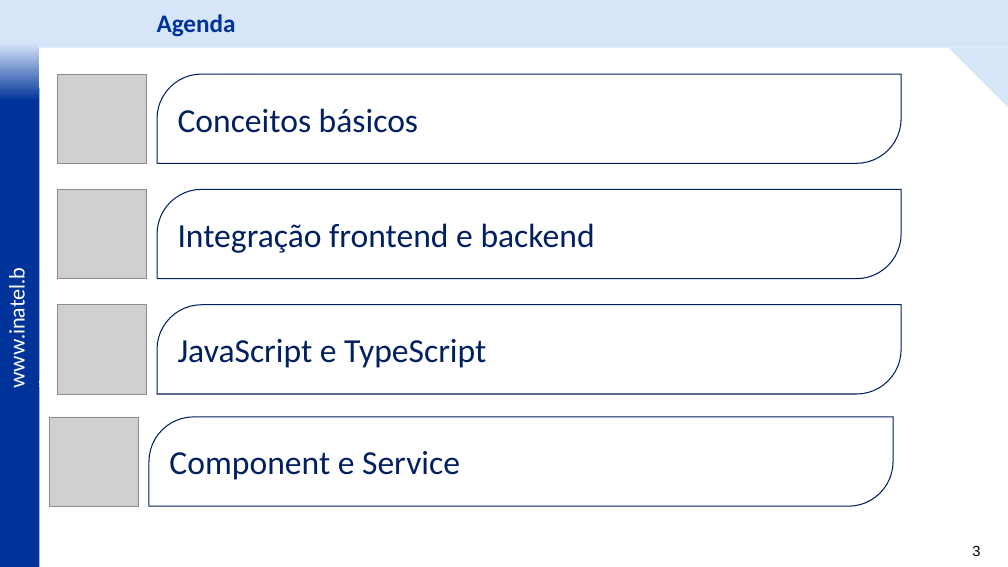
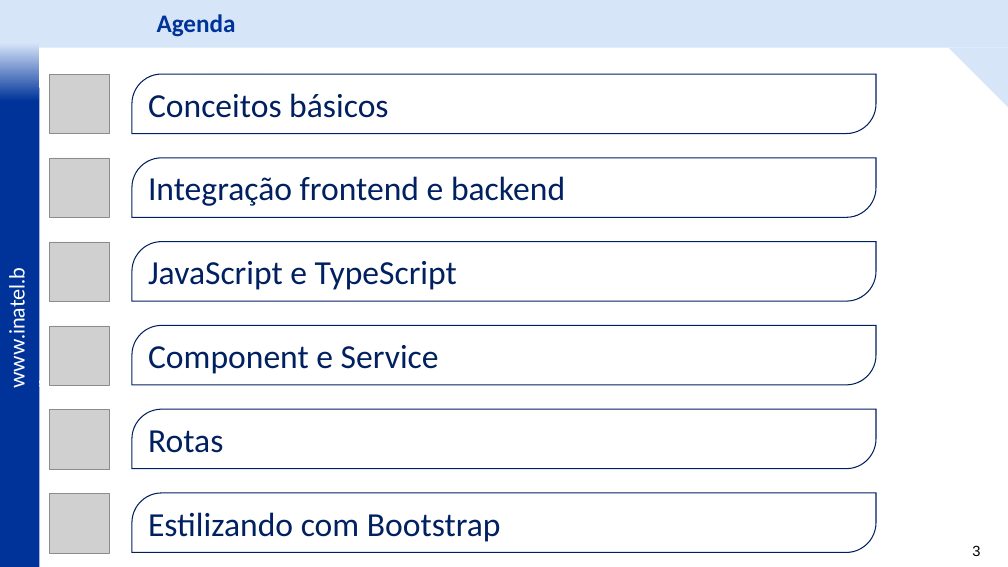
Before and after one commit to vitor-figueiredo/Lab_Angular, a slide deck: slide 3 of _docs/Lab_Angular - Frontend com Angular -v3.pptx. Drawn at 1008x567 pixels with LibreOffice and Linux fonts; fonts in the diff are those of the drawing; grey boxes stand for pictures; background and template pictures are left out. Boxes give left, top, right and bottom in pixels: in the first picture for what was removed or moved away, otherwise in the second. Text is boxed around its words. In the diff, an @@ line names an element or a change of style, - is before the commit and + after.

```diff
--- a/_docs/Lab_Angular - Frontend com Angular -v3.pptx
+++ b/_docs/Lab_Angular - Frontend com Angular -v3.pptx
@@ picture: place and size @@
-picture at [57, 74, 147, 163]
+picture at [50, 74, 110, 134]
@@ round diag rect "Conceitos básicos": place and size @@
-round diag rect "Conceitos básicos" at [157, 74, 901, 163]
+round diag rect "Conceitos básicos" at [132, 74, 876, 134]
@@ picture: place and size @@
-picture at [57, 190, 147, 279]
+picture at [50, 158, 110, 218]
@@ round diag rect "Integração frontend e backend": place and size @@
-round diag rect "Integração frontend e backend" at [157, 190, 901, 279]
+round diag rect "Integração frontend e backend" at [132, 158, 876, 218]
@@ picture: place and size @@
-picture at [57, 305, 147, 394]
+picture at [50, 242, 110, 302]
@@ round diag rect "JavaScript e TypeScript": place and size @@
-round diag rect "JavaScript e TypeScript" at [157, 305, 901, 394]
+round diag rect "JavaScript e TypeScript" at [132, 242, 876, 302]
@@ picture: place and size @@
-picture at [49, 417, 138, 507]
+picture at [50, 326, 110, 386]
@@ round diag rect "Component e Service": place and size @@
-round diag rect "Component e Service" at [149, 417, 893, 507]
+round diag rect "Component e Service" at [132, 325, 876, 385]
@@ picture added at [50, 410, 110, 470] @@
@@ round diag rect added at [132, 409, 876, 469], fill #FFFFFF, outline #002060 1 pt, 32 pt, text #002060 @@
+Rotas
@@ picture added at [50, 494, 110, 554] @@
@@ round diag rect added at [132, 493, 876, 553], fill #FFFFFF, outline #002060 1 pt, 32 pt, text #002060 @@
+Estilizando com Bootstrap
```
Also in this commit, not shown: 13 other slides changed, 26 slides added, 2 slides removed, 31 other files.
